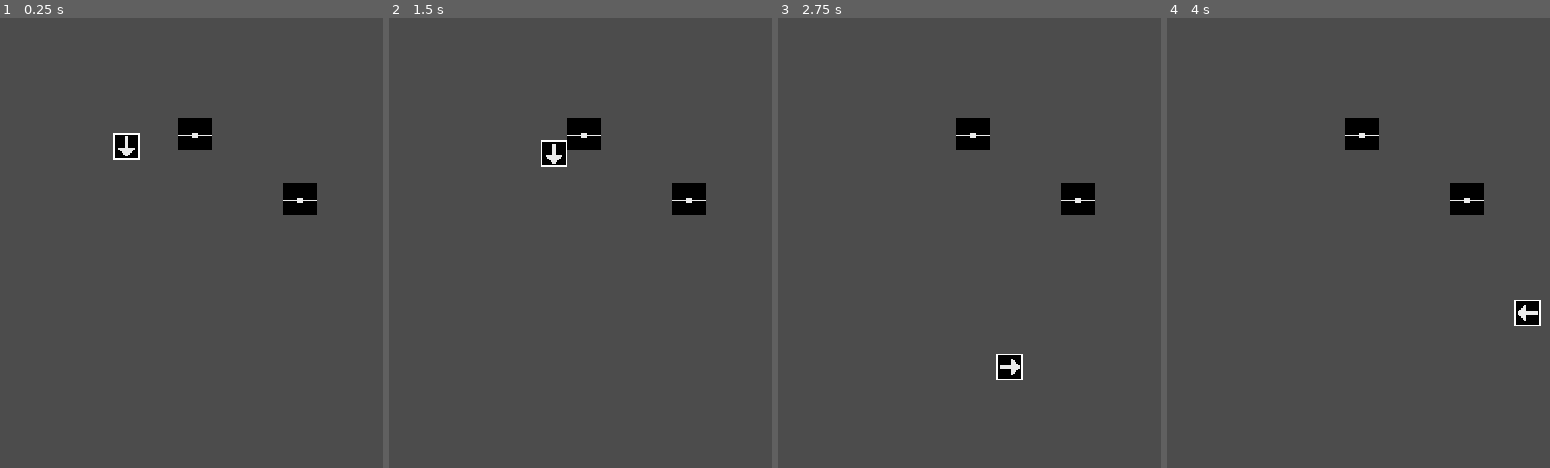
Above: before the commit, frames 1-4 (left to right).
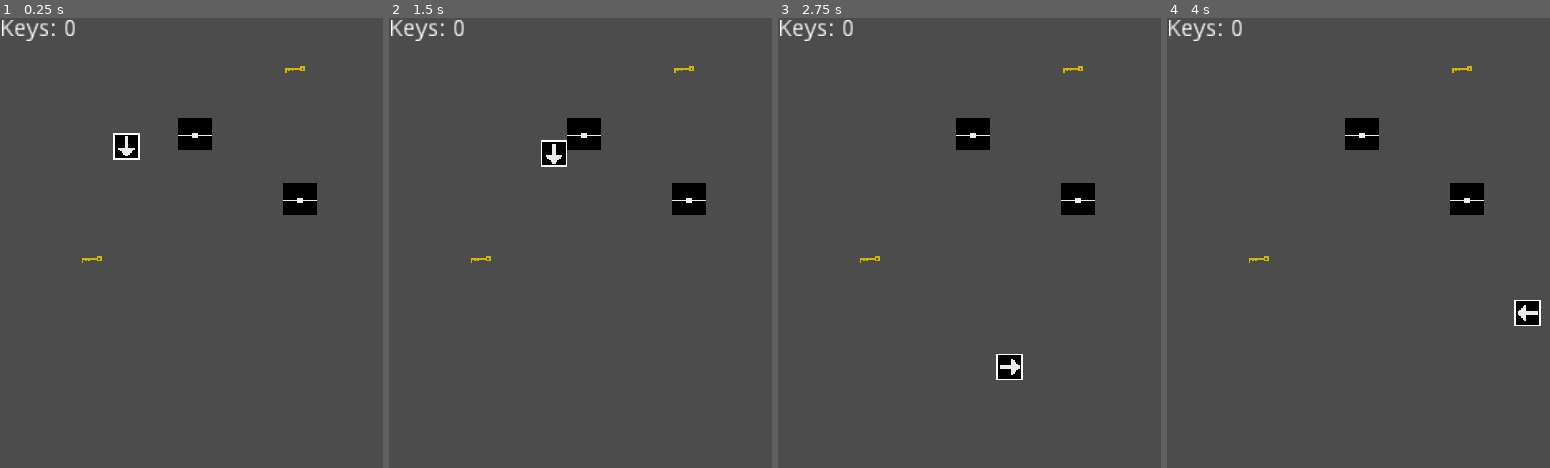
Above: after the commit, the same moments.

Repository: pixelartrpg/GodotTutorials
Game: Godot game, scene res://World.tscn
Two runs of this game, one before a commit and one after it. Both use one fixed random seed, a clock stepped at 60 frames per second and the inputs below.
Inputs:
- Up to frame 1 (0.25 s): no input
- Up to frame 2 (1.5 s): tap Enter at 0.5 s; hold Right (ui_right) 0.53-1.28 s; tap Space (ui_select) at 0.77 s; hold Down (ui_down) from 1.28 s (still down)
- Up to frame 3 (2.75 s): tap Space (ui_select) at 1.52 s; release Down (ui_down) at 2.03 s; hold Right (ui_right) from 2.03 s (still down)
- Up to frame 4 (4 s): release Right (ui_right) at 2.78 s; hold Up (ui_up) 2.78-3.53 s; tap Space (ui_select) at 3.02, 3.77 s; hold Left (ui_left) from 3.53 s (still down)

The runs differ from the first frame. In frame 1, 0.4% of the frame differs, in the area x 0-80%, y 0-55%; in frame 2, 0.4%; in frame 3, 0.4%; in frame 4, 0.4%.

Commit message:
Added pickupable keys and label.

Diff:
--- a/Open Chest/Entity/Player/Player.gd
+++ b/Open Chest/Entity/Player/Player.gd
@@ -3,7 +3,7 @@
 var velocity = Vector2.ZERO
 var interactiveObject = null
 var ioType = ""
-var chestKeys = 1
+export var chestKeys = 0
 
 
 onready var detector = $InteractDetector/Detector
@@ -64,7 +64,6 @@
 					interactiveObject.get_node("Sprite").rotation_degrees = 5
 					yield(get_tree().create_timer(0.05), "timeout")
 					interactiveObject.get_node("Sprite").rotation_degrees = 0
-
 			if ioType == "Door":
 				#this doesnt exist, put here as an example of a door
 				interactiveObject.get_node("Sprite").frame = 1
@@ -74,6 +73,9 @@
 	if body.is_in_group("Chest"):
 		interactiveObject = body
 		ioType = "Chest"
+	if body.is_in_group("Key"):
+		chestKeys += 1
+		body.queue_free()
 
 
 func _on_InteractDetector_body_exited(body):
--- a/Open Chest/World Objects/Interactive/World.gd
+++ b/Open Chest/World Objects/Interactive/World.gd
@@ -11,6 +11,6 @@
 	pass # Replace with function body.
 
 
-# Called every frame. 'delta' is the elapsed time since the previous frame.
-#func _process(delta):
-#	pass
+
+func _process(delta):
+	$Label.text = "Keys: " + str($Player.chestKeys)
--- /dev/null
+++ b/Open Chest/World Objects/Static/key.tscn
@@ -0,0 +1,16 @@
+[gd_scene load_steps=3 format=2]
+
+[ext_resource path="res://Resources/Artwork/Objects/key.png" type="Texture" id=1]
+
+[sub_resource type="RectangleShape2D" id=1]
+extents = Vector2( 6, 2 )
+
+[node name="Key" type="StaticBody2D" groups=["Key"]]
+collision_layer = 2
+collision_mask = 2
+
+[node name="Sprite" type="Sprite" parent="."]
+texture = ExtResource( 1 )
+
+[node name="CollisionShape2D" type="CollisionShape2D" parent="."]
+shape = SubResource( 1 )
--- a/Open Chest/World.tscn
+++ b/Open Chest/World.tscn
@@ -1,8 +1,9 @@
-[gd_scene load_steps=4 format=2]
+[gd_scene load_steps=5 format=2]
 
 [ext_resource path="res://Entity/Player/Player.tscn" type="PackedScene" id=1]
 [ext_resource path="res://World Objects/Interactive/Chest.tscn" type="PackedScene" id=2]
 [ext_resource path="res://World Objects/Interactive/World.gd" type="Script" id=3]
+[ext_resource path="res://World Objects/Static/key.tscn" type="PackedScene" id=4]
 
 [node name="World" type="Node2D"]
 script = ExtResource( 3 )
@@ -15,3 +16,14 @@
 
 [node name="Chest2" parent="." instance=ExtResource( 2 )]
 position = Vector2( 180, 106 )
+
+[node name="Key" parent="." instance=ExtResource( 4 )]
+position = Vector2( 55, 145 )
+
+[node name="Key2" parent="." instance=ExtResource( 4 )]
+position = Vector2( 177, 31 )
+
+[node name="Label" type="Label" parent="."]
+margin_right = 40.0
+margin_bottom = 14.0
+text = "Keys: 0"
Binary file added: Open Chest/Resources/Artwork/Objects/key.png
Not shown, added: Open Chest/Resources/Artwork/Objects/key.png.import
